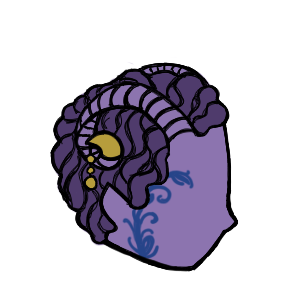
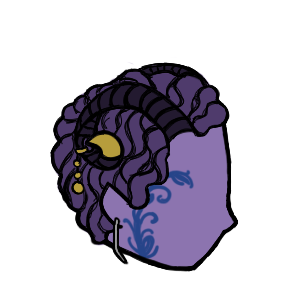
Revision of a layered w=300, h=300 image; what changed, layer by layer:
painted on "Layer 14" over bbox(62, 125, 237, 272)
painted on "Layer 13" over bbox(71, 65, 204, 196)
painted on "Layer 9" over bbox(113, 218, 127, 264)
painted on "Layer 10" over bbox(131, 65, 227, 149)
removed layer "Layer 12" over bbox(127, 65, 227, 149)
